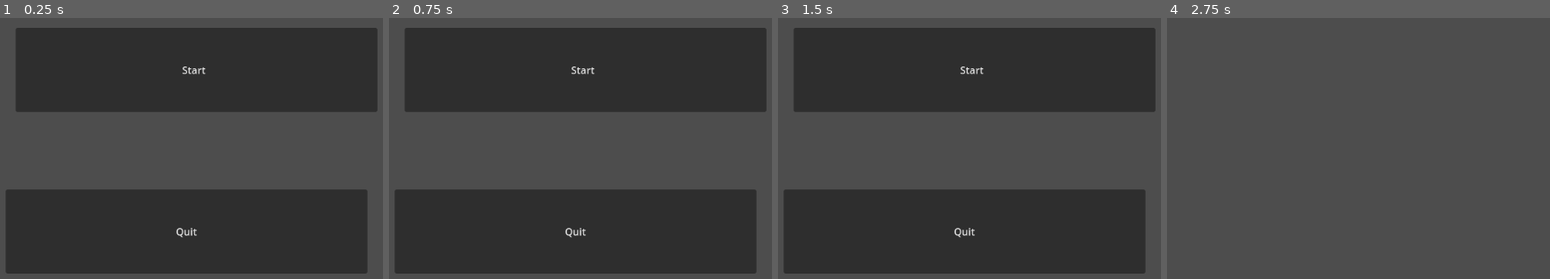
Above: before the commit, frames 1-4 (left to right).
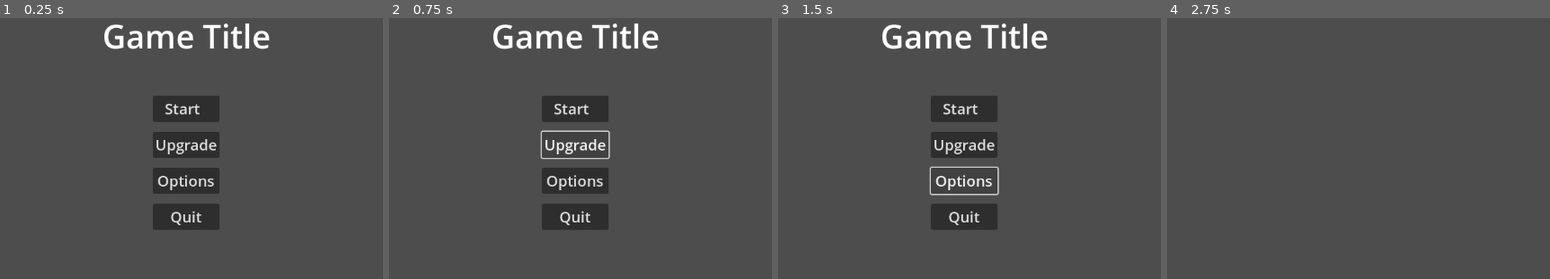
Above: after the commit, the same moments.

Repository: ArtMuchimuchi/FinalProject
Game: Godot game, scene res://main_menu.tscn
The game is run twice, just before and just after one commit, with the same random seed, the same clock (stepped at 60 frames per second) and the same inputs.
Inputs (mouse positions are in pixels of both pictures, inside the frame that each line leads up to):
- Up to frame 1 (0.25 s): no input
- Up to frame 2 (0.75 s): click (576, 145) at 0.5 s, where only the run after the commit has a clickable "Upgrade"
- Up to frame 3 (1.5 s): click (965, 179) at 1.25 s, where only the run after the commit has a clickable "Options"
- Up to frame 4 (2.75 s): click "Start" at 2 s

The runs differ from the first frame. In frame 1, 61% of the frame differs, in the area x 1-99%, y 2-98%; in frame 2, 60%; in frame 3, 61%; in frame 4, nothing differs.

Commit message:
Edit main menu
- Add new buttons such as upgrade and setting
- Add label for game title
- Attach pressed signal for both upgrade and setting buttons

Diff:
--- a/main_menu.gd
+++ b/main_menu.gd
@@ -1,4 +1,4 @@
-extends Node2D
+extends Control
 
 
 func _on_quit_button_pressed():
@@ -7,3 +7,11 @@
 
 func _on_start_button_pressed():
 	get_tree().change_scene_to_file("res://mock_scene.tscn")
+
+
+func _on_upgrade_button_pressed():
+	pass
+
+
+func _on_options_button_pressed():
+	pass
--- a/main_menu.tscn
+++ b/main_menu.tscn
@@ -2,22 +2,70 @@
 
 [ext_resource type="Script" path="res://main_menu.gd" id="1_0itcf"]
 
-[node name="main_menu" type="Node2D"]
+[node name="MainMenu" type="Control"]
+layout_mode = 3
+anchors_preset = 15
+anchor_right = 1.0
+anchor_bottom = 1.0
+grow_horizontal = 2
+grow_vertical = 2
 script = ExtResource("1_0itcf")
 
-[node name="start_button" type="Button" parent="."]
-offset_left = 302.0
-offset_top = 107.0
-offset_right = 882.0
-offset_bottom = 242.0
+[node name="MarginContainer" type="MarginContainer" parent="."]
+layout_mode = 1
+anchors_preset = 15
+anchor_right = 1.0
+anchor_bottom = 1.0
+grow_horizontal = 2
+grow_vertical = 2
+theme_override_constants/margin_left = 24
+theme_override_constants/margin_top = 24
+theme_override_constants/margin_right = 24
+theme_override_constants/margin_bottom = 24
+
+[node name="GameTitle" type="VBoxContainer" parent="MarginContainer"]
+layout_mode = 2
+size_flags_vertical = 0
+theme_override_constants/separation = 60
+
+[node name="Seperator" type="Control" parent="MarginContainer/GameTitle"]
+layout_mode = 2
+
+[node name="TitleLabel" type="Label" parent="MarginContainer/GameTitle"]
+layout_mode = 2
+theme_override_font_sizes/font_size = 52
+text = "Game Title"
+horizontal_alignment = 1
+vertical_alignment = 1
+
+[node name="MenuButtons" type="VBoxContainer" parent="MarginContainer"]
+layout_mode = 2
+size_flags_horizontal = 4
+size_flags_vertical = 4
+theme_override_constants/separation = 16
+alignment = 1
+
+[node name="StartButton" type="Button" parent="MarginContainer/MenuButtons"]
+layout_mode = 2
+theme_override_font_sizes/font_size = 24
 text = "Start  "
 
-[node name="quit_button" type="Button" parent="."]
-offset_left = 286.0
-offset_top = 367.0
-offset_right = 866.0
-offset_bottom = 502.0
+[node name="UpgradeButton" type="Button" parent="MarginContainer/MenuButtons"]
+layout_mode = 2
+theme_override_font_sizes/font_size = 24
+text = "Upgrade"
+
+[node name="OptionsButton" type="Button" parent="MarginContainer/MenuButtons"]
+layout_mode = 2
+theme_override_font_sizes/font_size = 24
+text = "Options"
+
+[node name="QuitButton" type="Button" parent="MarginContainer/MenuButtons"]
+layout_mode = 2
+theme_override_font_sizes/font_size = 24
 text = "Quit"
 
-[connection signal="pressed" from="start_button" to="." method="_on_start_button_pressed"]
-[connection signal="pressed" from="quit_button" to="." method="_on_quit_button_pressed"]
+[connection signal="pressed" from="MarginContainer/MenuButtons/StartButton" to="." method="_on_start_button_pressed"]
+[connection signal="pressed" from="MarginContainer/MenuButtons/UpgradeButton" to="." method="_on_upgrade_button_pressed"]
+[connection signal="pressed" from="MarginContainer/MenuButtons/OptionsButton" to="." method="_on_options_button_pressed"]
+[connection signal="pressed" from="MarginContainer/MenuButtons/QuitButton" to="." method="_on_quit_button_pressed"]
